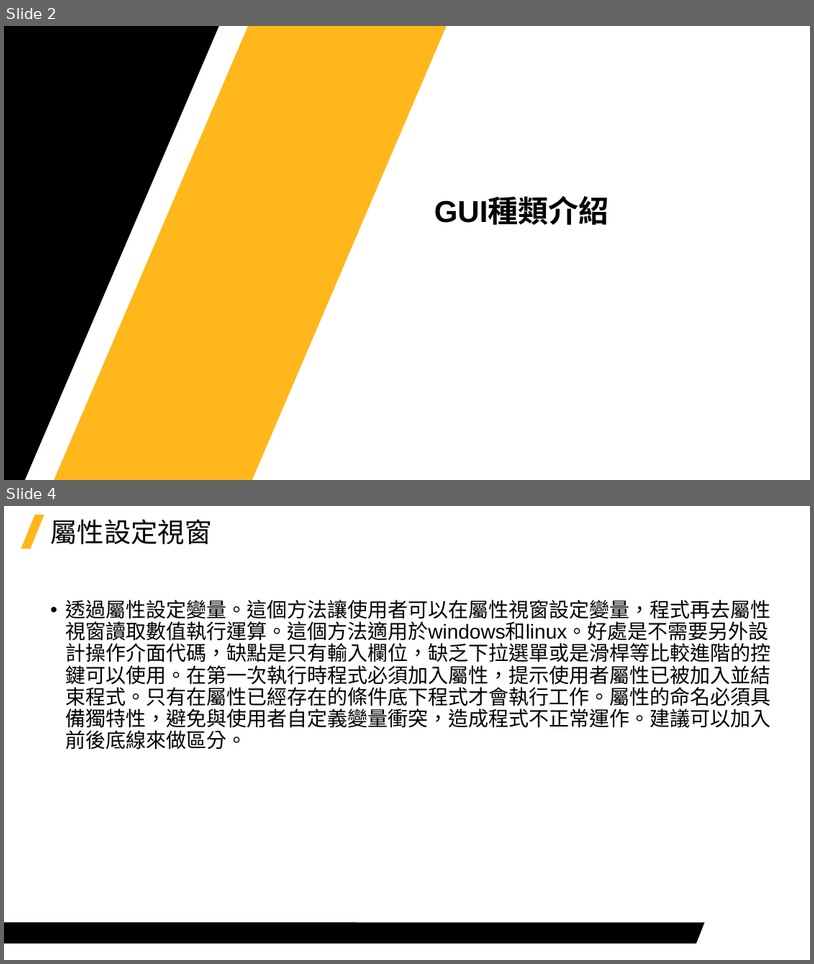
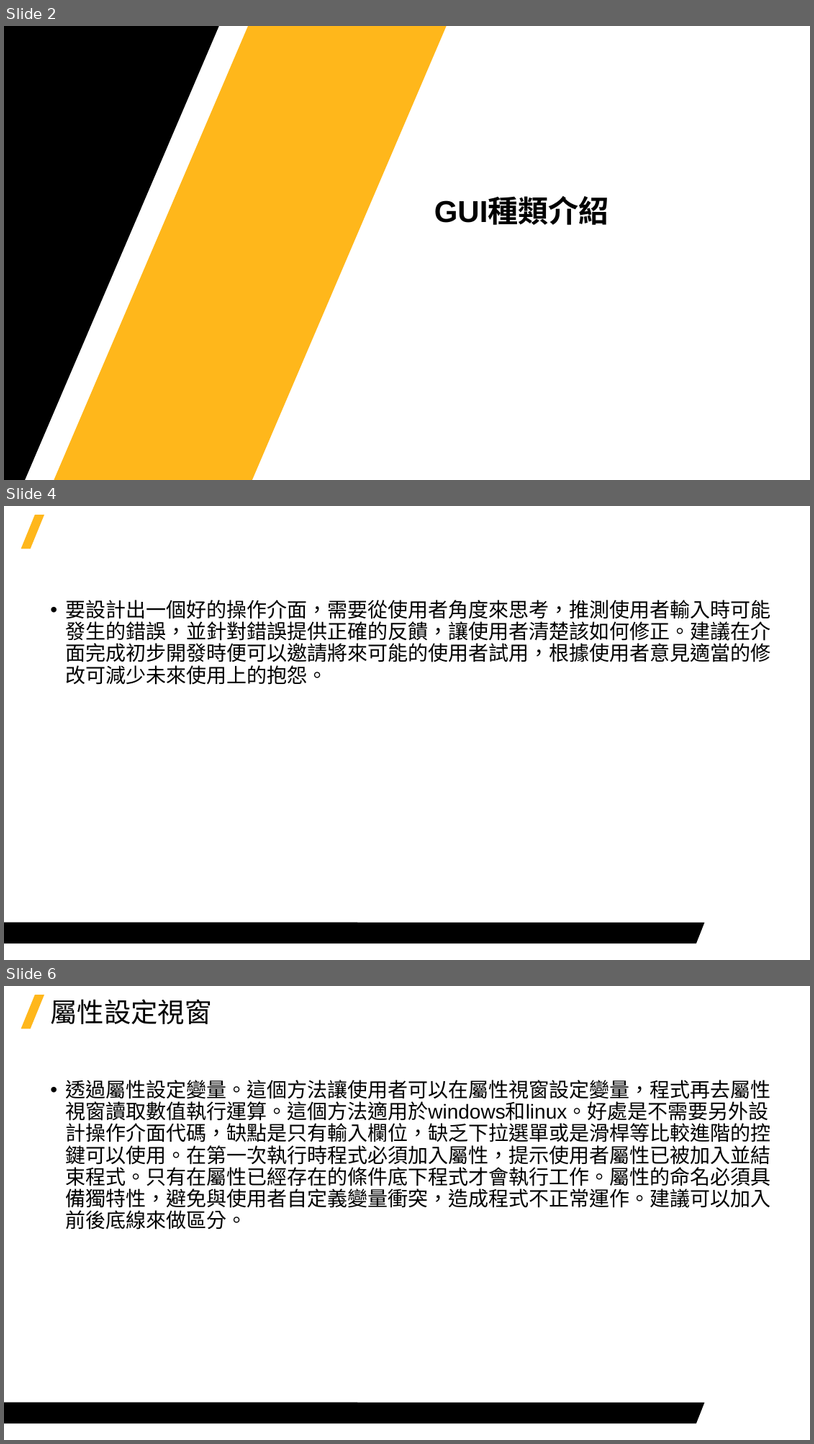
Before and after one commit to Jerrick-cheng/AEDT-Automation-Camp, a slide deck: 上課教材/Week5.pptx. Shown one above the other, each under a label of ours: slides 2 and 4 before the commit, slides 2, 4 and 6 after it; the slides between them are not shown. The pictures are 814x964 and 814x1444 pixels, drawn with LibreOffice and Linux fonts; fonts in the diff are those of the drawing; background and template pictures are left out. Boxes give left, top, right and bottom in pixels: in the first picture for what was removed or moved away, otherwise in the second. Text is boxed around its words. In the diff, an @@ line names an element or a change of style, - is before the commit and + after.

```diff
--- a/上課教材/Week5.pptx
+++ b/上課教材/Week5.pptx
@@ slide 4 added at [4, 506, 810, 960], background #FFFFFF; not listed: 2 template elements that a slide beside it also shows @@
@@ text added at [65, 600, 771, 685], 24 pt, text #000000 @@
+• 要設計出一個好的操作介面，需要從使用者角度來思考，推測使用者輸入時可能發生的錯誤，並針對錯誤提供正確的反饋，讓使用者清楚該如何修正。建議在介面完成初步開發時便可以邀請將來可能的使用者試用，根據使用者意見適當的修改可減少未來使用上的抱怨。
@@ what was slide 4 is now slide 6 @@
```
Also in this commit, not shown: 1 slide changed, 1 other slide added, 2 other files.
